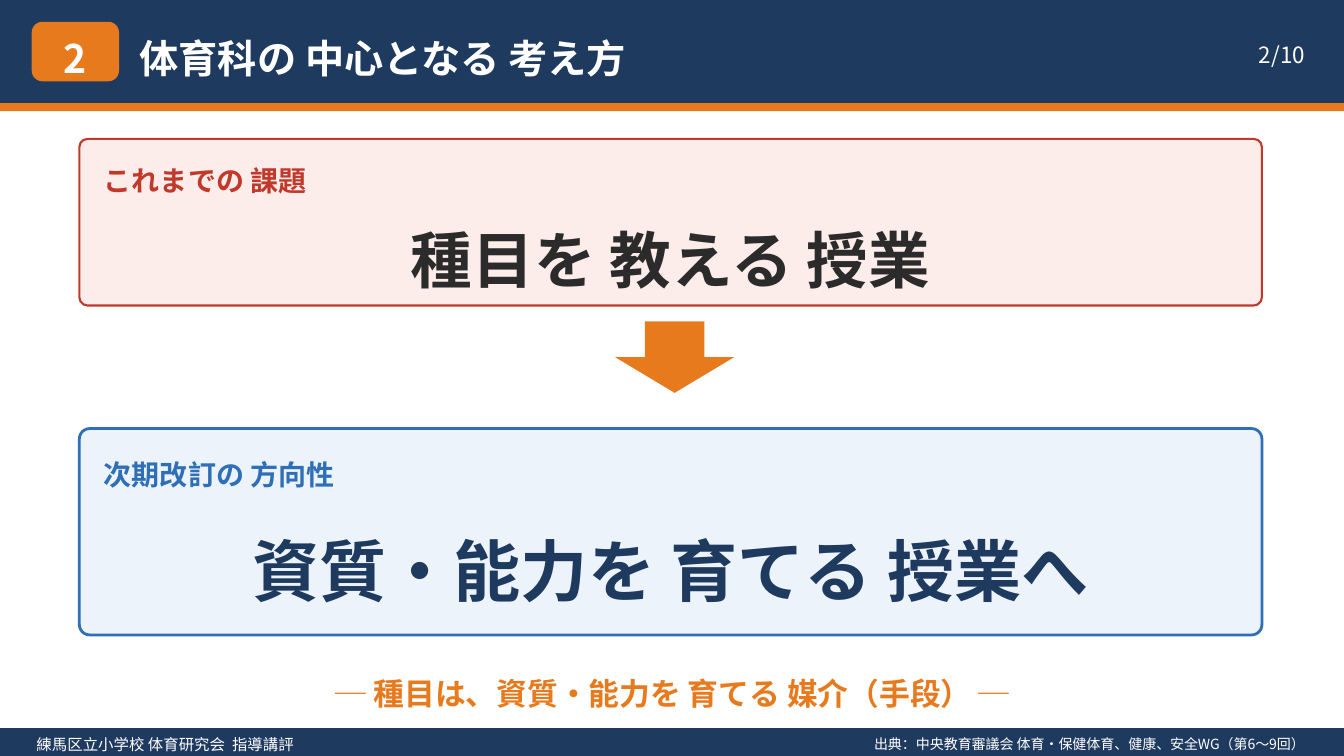
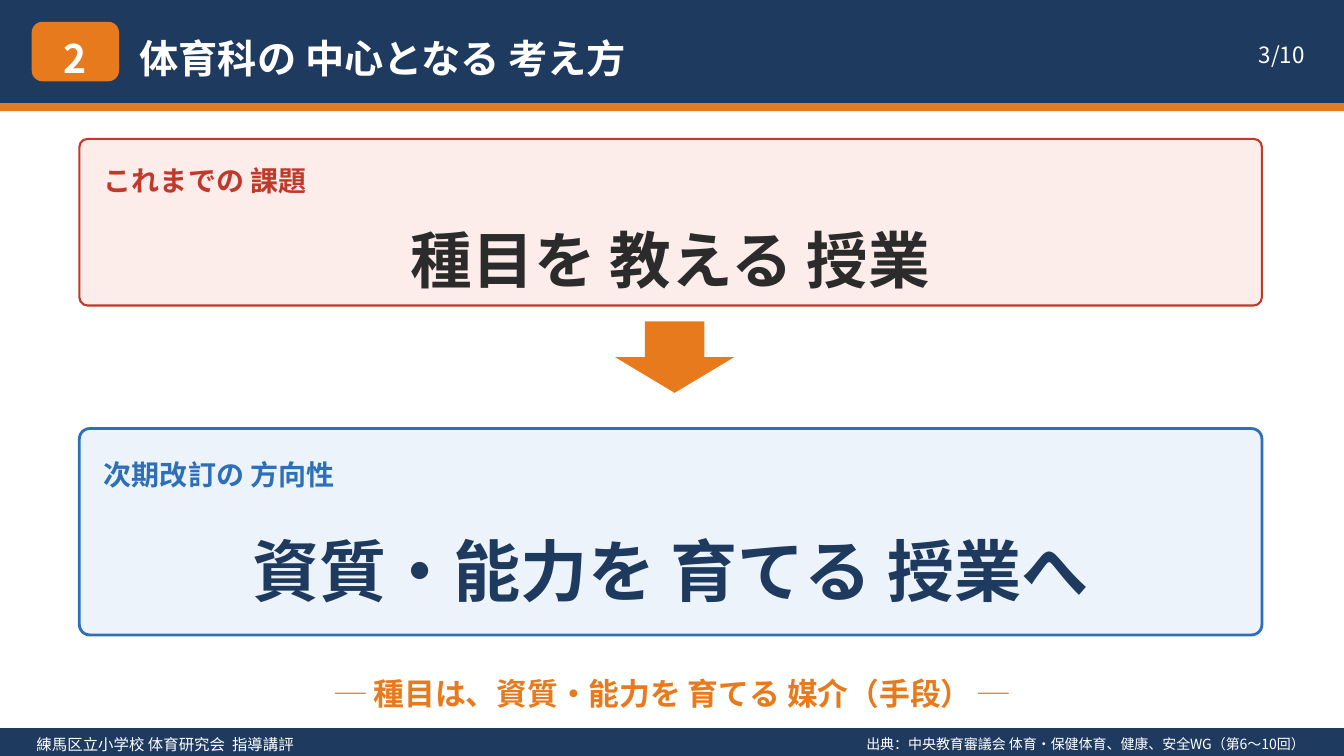
Before and after one commit to contynet730-star/con30, a slide deck: slide 3 of 体育・保健体育の方向性_指導講評.pptx (slide 2 before the commit). Drawn at 1344x756 pixels with LibreOffice and Linux fonts; fonts in the diff are those of the drawing. Boxes give left, top, right and bottom in pixels: in the first picture for what was removed or moved away, otherwise in the second. Text is boxed around its words. In the diff, an @@ line names an element or a change of style, - is before the commit and + after.

```diff
--- a/体育・保健体育の方向性_指導講評.pptx
+++ b/体育・保健体育の方向性_指導講評.pptx
@@ text at [1259,45,1305,67]: text changed @@
-2/10
+3/10
@@ text at [866,737,1305,750]: text changed @@
-出典：中央教育審議会 体育・保健体育、健康、安全WG（第6～9回）
+出典：中央教育審議会 体育・保健体育、健康、安全WG（第6～10回）
```
Also in this commit, not shown: 5 other slides changed, 4 slides added, 4 slides removed, 1 other file.
